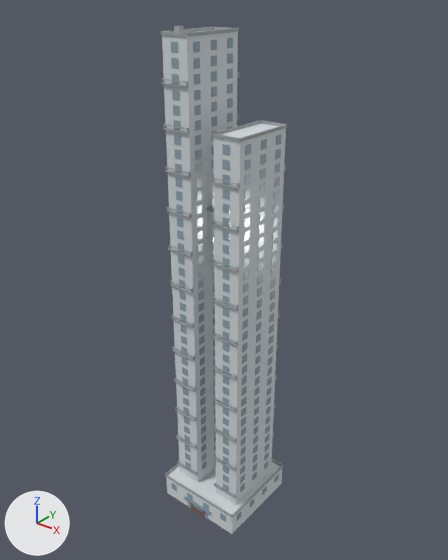
What one commit did to the glTF model public/buildings/residential_3x3_tower_split.glb.
Rendered twice from a camera (50 mm lens) standing at (92.1, -90.3, 126.8) and looking at (10.0, 12.4, 63.1). Every picture has the same lights, and +X, +Y and +Z are marked at lower left. The picture after the commit comes second. Vertices at exactly the same position are counted once.

Names of what the first picture shows: 'residential_3x3_tower_split_0'.
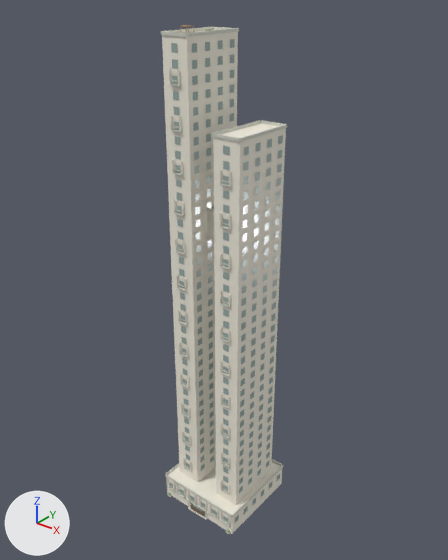
Where the change shows, as pixel boxes [x1, y1, x2, y2] in the pictures (448 x 560 px):
'residential_3x3_tower_split_0', recoloured, reshaped: before [161, 26, 287, 534]; after [161, 25, 287, 534]
part 1 of me_residential_3x3_tower_split_0, deleted: before [161, 26, 286, 508]
part 2 of me_residential_3x3_tower_split_0, built on: before [171, 105, 241, 522]; after [166, 25, 283, 534]

Diff of the bpy script that builds the scene:
```diff
--- a/public/buildings/residential_3x3_tower_split.glb.py
+++ b/public/buildings/residential_3x3_tower_split.glb.py
@@ mat_residential_3x3_tower_split_wall @@
 mat_residential_3x3_tower_split_wall = principled_material('residential_3x3_tower_split_wall')
-mat_residential_3x3_tower_split_wall.base_color = (0.66, 0.71, 0.73)  # light grey #d4dbde
+mat_residential_3x3_tower_split_wall.base_color = (0.88, 0.84, 0.73)  # white #f1ecde
 mat_residential_3x3_tower_split_wall.roughness = 0.85
@@ mat_residential_3x3_tower_split_trim @@
 mat_residential_3x3_tower_split_trim = principled_material('residential_3x3_tower_split_trim')
-mat_residential_3x3_tower_split_trim.base_color = (0.363, 0.391, 0.402)  # grey #a2a8aa
+mat_residential_3x3_tower_split_trim.base_color = (0.65, 0.66, 0.58)  # light grey #d3d4c8
 mat_residential_3x3_tower_split_trim.roughness = 0.85
@@ mat_residential_3x3_tower_split_awning @@
 mat_residential_3x3_tower_split_awning = principled_material('residential_3x3_tower_split_awning')
-mat_residential_3x3_tower_split_awning.base_color = (0.18, 0.28, 0.34)  # greyish blue #76909e
+mat_residential_3x3_tower_split_awning.base_color = (0.35, 0.49, 0.26)  # greyish green #a0ba8b
 mat_residential_3x3_tower_split_awning.roughness = 0.85
@@ mat_residential_3x3_tower_split_sign @@
+mat_residential_3x3_tower_split_sign = principled_material('residential_3x3_tower_split_sign')
+mat_residential_3x3_tower_split_sign.base_color = (0.46, 0.29, 0.16)  # brown #b5936f
+mat_residential_3x3_tower_split_sign.roughness = 0.85
@@ me_residential_3x3_tower_split_0 @@
 # used by ob_residential_3x3_tower_split_0; location = (0.0, 0.0, 0.0)
-me_residential_3x3_tower_split_0.from_pydata(...)  # 5952 vertices, 9000 faces; spans x -0.2..22.8, y -0.6..22.8, z 0.0..118.5
+me_residential_3x3_tower_split_0.from_pydata(...)  # 3992 vertices, 3488 faces; spans x -0.2..22.8, y -0.6..22.8, z 0.0..118.5
+# me_residential_3x3_tower_split_0 part 1: 706 loose pieces with 5648 vertices, spanning x -0.1..22.6, y 3.0..20.6, z 3.0..118.5, are deleted
+# me_residential_3x3_tower_split_0 part 2: 159 vertices removed from x -0.1..22.6, y -0.6..22.6, z 2.7..103.9; 3847 vertices added at x -0.2..22.7, y -0.6..22.7, z 0.0..118.5
 me_residential_3x3_tower_split_0.materials.append(mat_residential_3x3_tower_split_wall)
@@ me_residential_3x3_tower_split_0 @@
 me_residential_3x3_tower_split_0.materials.append(mat_residential_3x3_tower_split_awning)
+me_residential_3x3_tower_split_0.materials.append(mat_residential_3x3_tower_split_sign)  # brown #b5936f
```
